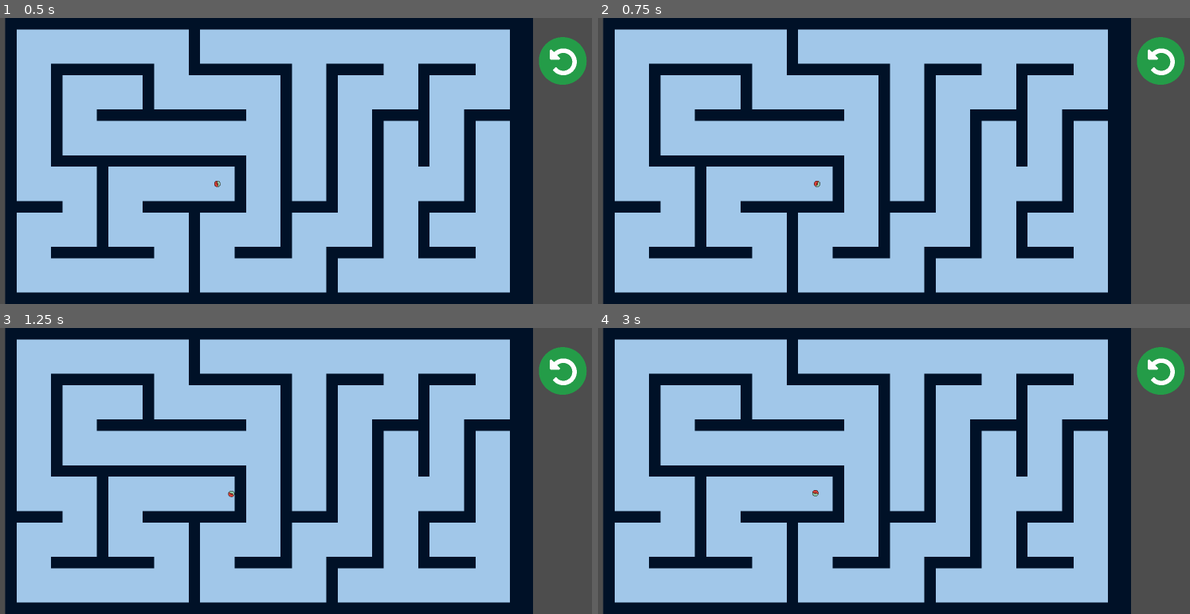
Above: before the commit, frames 1-4 (two rows, left to right).
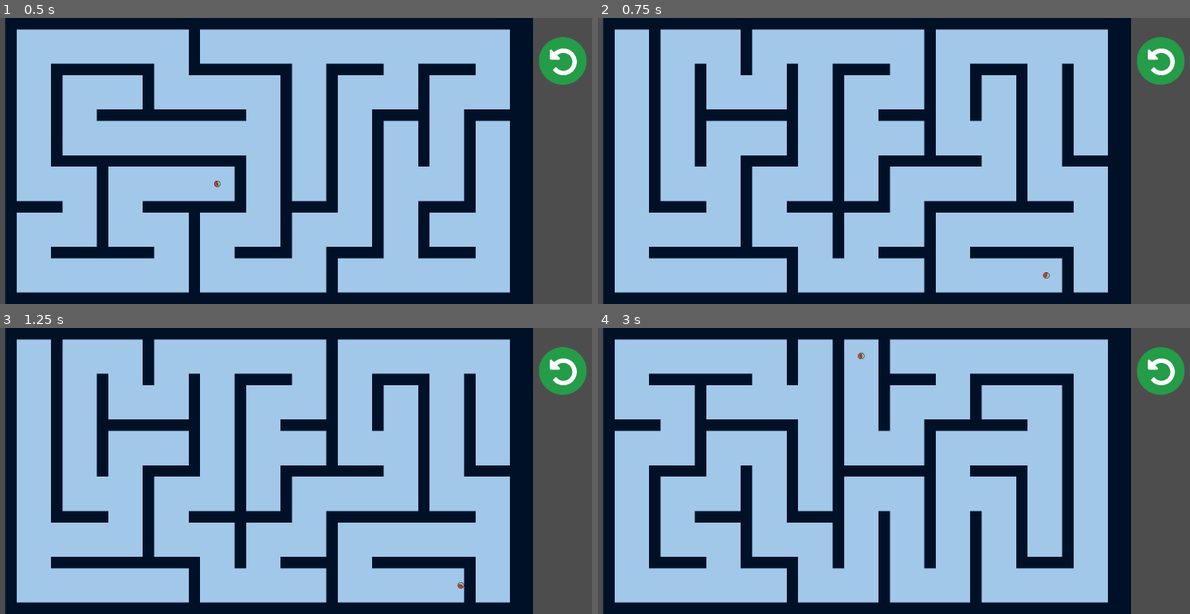
Above: after the commit, the same moments.

Repository: Herovero/GyroMaze
Game: Godot game, scene res://Scenes/gyromazegen.tscn
The game is run twice, just before and just after one commit, with the same random seed, the same clock (stepped at 60 frames per second) and the same inputs.
Inputs:
- Up to frame 1 (0.5 s): no input
- Up to frame 2 (0.75 s): tap Enter (ui_accept) at 0.5 s; hold Right (ui_right) from 0.53 s (still down); hold Enter (ui_accept) from 0.53 s (still down)
- Up to frame 3 (1.25 s): keep holding Right (ui_right); keep holding Enter (ui_accept)
- Up to frame 4 (3 s): release Right (ui_right) at 1.28 s; release Enter (ui_accept) at 1.28 s; hold Down (ui_down) 1.28-2.03 s; tap Enter (ui_accept) at 1.35, 1.52, 1.82, 2.85 s; hold Right (ui_right) 2.03-2.78 s; hold Enter (ui_accept) 2.03-2.78 s; hold Up (ui_up) from 2.78 s (still down)

Frame 1 is identical in both runs. In frame 2, 15% of the frame differs, in the area x 2-87%, y 3-97%; in frame 3, 15%; in frame 4, 14%.

Commit message:
Restart button either reset player position or restart current scene based on the script

Diff:
--- a/Scripts/player.gd
+++ b/Scripts/player.gd
@@ -69,7 +69,11 @@
 
 func _input(event):
 	if event.is_action_pressed("ui_accept"):
-		reset_position()
+		# Reset player position
+		#reset_position()
+
+		# Reset the maze
+		get_tree().reload_current_scene()
 
 # 1. Trigger the flag
 func reset_position():
